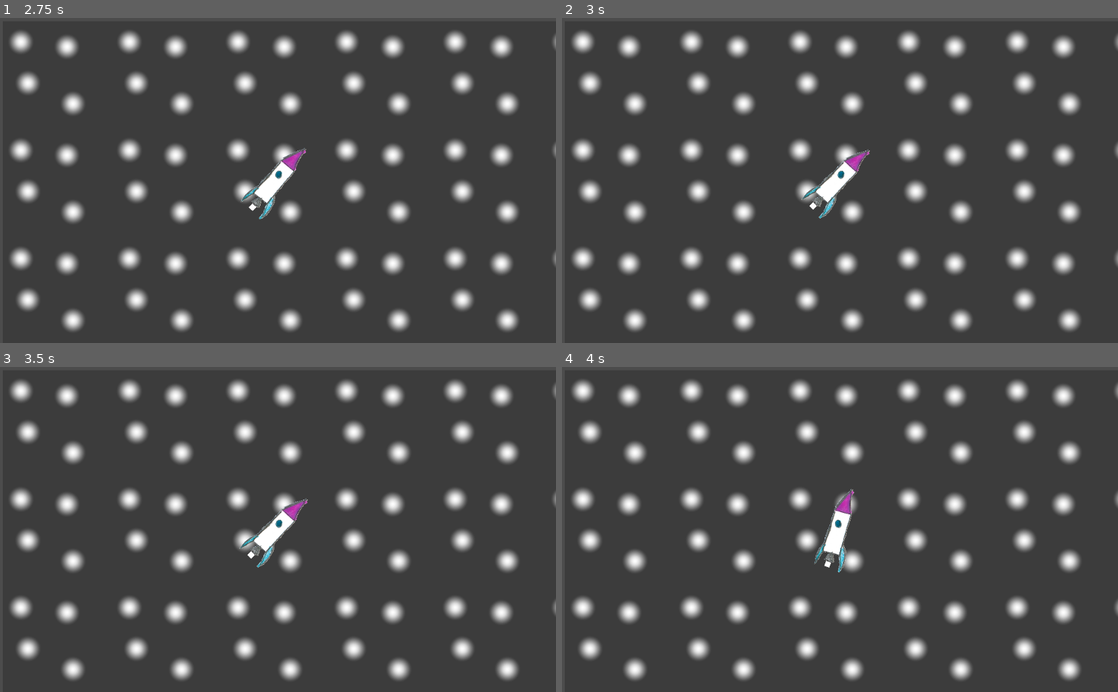
Above: before the commit, frames 1-4 (two rows, left to right).
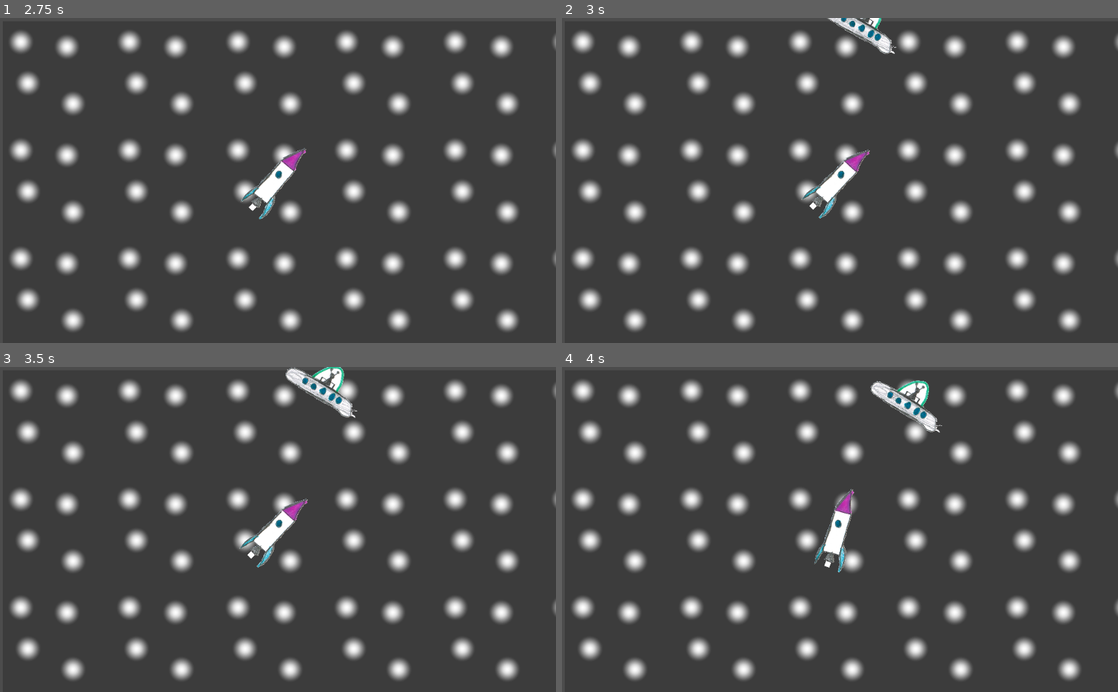
Above: after the commit, the same moments.

Repository: the-g-force/FamJam-April2020
Game: Godot game, scene res://src/Level.tscn
Two runs of this game, one before a commit and one after it. Both use one fixed random seed, a clock stepped at 60 frames per second and the inputs below.
Inputs:
- Up to frame 1 (2.75 s): tap Enter at 0.5 s; hold Right (TurnRight) 0.53-1.28 s; tap Space (Fire) at 0.6, 1.35, 2.1 s; hold Left (TurnLeft) 1.28-2.03 s; hold Right (TurnRight) from 2.03 s (still down)
- Up to frame 2 (3 s): release Right (TurnRight) at 2.78 s; hold Up (Thrust) from 2.78 s (still down); tap Space (Fire) at 2.85 s
- Up to frame 3 (3.5 s): keep holding Up (Thrust)
- Up to frame 4 (4 s): release Up (Thrust) at 3.53 s; hold Left (TurnLeft) from 3.53 s (still down); tap Space (Fire) at 3.6 s

Frame 1 is identical in both runs. In frame 2, 0.6% of the frame differs, in the area x 47-61%, y 0-12%; in frame 3, 0.9%, in the area x 51-65%, y 0-16%; in frame 4, 0.9%.
Error in both runs: Trying to assign value of type 'ColorRect' to a variable of type 'Node2D'. (res://src/Rocket.gd:20)

Commit message:
Add Level changes

Diff:
--- a/project/src/Level.tscn
+++ b/project/src/Level.tscn
@@ -1,7 +1,8 @@
-[gd_scene load_steps=4 format=2]
+[gd_scene load_steps=5 format=2]
 
 [ext_resource path="res://src/Rocket.tscn" type="PackedScene" id=1]
 [ext_resource path="res://assets/background.png" type="Texture" id=2]
+[ext_resource path="res://src/Paths.tscn" type="PackedScene" id=3]
 
 [sub_resource type="RectangleShape2D" id=1]
 extents = Vector2( 3147.6, 10 )
@@ -20,28 +21,32 @@
 [node name="Camera2D" type="Camera2D" parent="Rocket"]
 current = true
 
-[node name="StaticBody2D" type="StaticBody2D" parent="."]
+[node name="LevelBounds" type="Node2D" parent="."]
+
+[node name="Top" type="StaticBody2D" parent="LevelBounds"]
 position = Vector2( 2500, 0 )
 
-[node name="CollisionShape2D" type="CollisionShape2D" parent="StaticBody2D"]
+[node name="CollisionShape2D" type="CollisionShape2D" parent="LevelBounds/Top"]
 shape = SubResource( 1 )
 
-[node name="StaticBody2D2" type="StaticBody2D" parent="."]
+[node name="Right" type="StaticBody2D" parent="LevelBounds"]
 position = Vector2( 5000, 2500 )
 rotation = 1.5708
 
-[node name="CollisionShape2D" type="CollisionShape2D" parent="StaticBody2D2"]
+[node name="CollisionShape2D" type="CollisionShape2D" parent="LevelBounds/Right"]
 shape = SubResource( 1 )
 
-[node name="StaticBody2D3" type="StaticBody2D" parent="."]
+[node name="Left" type="StaticBody2D" parent="LevelBounds"]
 position = Vector2( 0, 2500 )
 rotation = 1.5708
 
-[node name="CollisionShape2D" type="CollisionShape2D" parent="StaticBody2D3"]
+[node name="CollisionShape2D" type="CollisionShape2D" parent="LevelBounds/Left"]
 shape = SubResource( 1 )
 
-[node name="StaticBody2D4" type="StaticBody2D" parent="."]
+[node name="Bottom" type="StaticBody2D" parent="LevelBounds"]
 position = Vector2( 2500, 5000 )
 
-[node name="CollisionShape2D" type="CollisionShape2D" parent="StaticBody2D4"]
+[node name="CollisionShape2D" type="CollisionShape2D" parent="LevelBounds/Bottom"]
 shape = SubResource( 1 )
+
+[node name="Paths" parent="." instance=ExtResource( 3 )]
